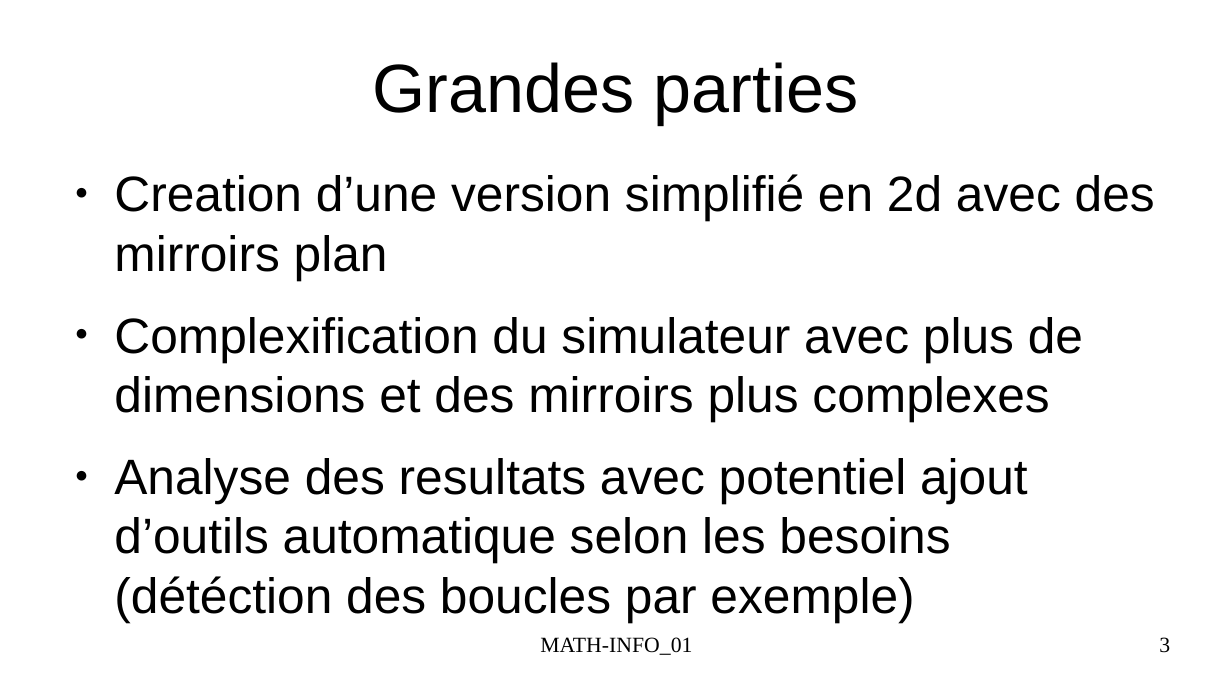
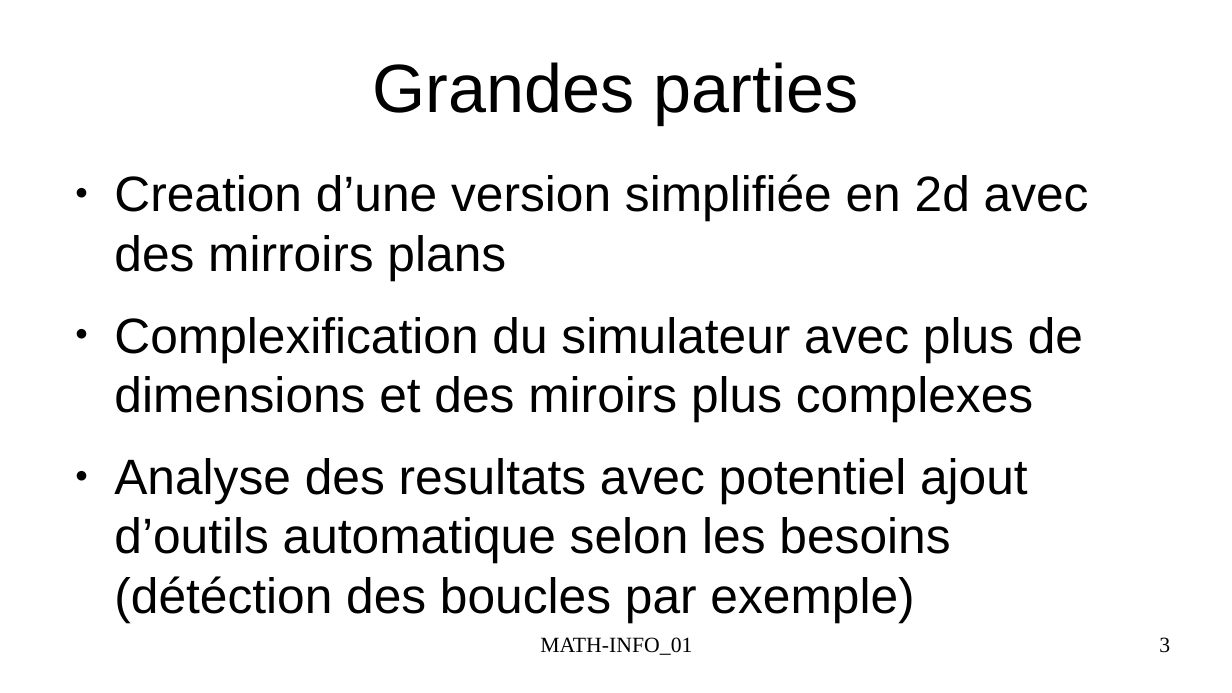
Before and after one commit to FlashOnFire/MirrorVerse, a slide deck: slide 3 of project_managment/presentation1.odp. Drawn at 1232x693 pixels with LibreOffice and Linux fonts; fonts in the diff are those of the drawing. Boxes give left, top, right and bottom in pixels: in the first picture for what was removed or moved away, otherwise in the second. Text is boxed around its words. In the diff, an @@ line names an element or a change of style, - is before the commit and + after.

```diff
--- a/project_managment/presentation1.odp
+++ b/project_managment/presentation1.odp
@@ text at (114, 174, 1089, 422): text changed @@
-● Creation d’une version simplifié en 2d avec des mirroirs plan
-● Complexification du simulateur avec plus de dimensions et des mirroirs plus complexes
+● Creation d’une version simplifiée en 2d avec des mirroirs plans
+● Complexification du simulateur avec plus de dimensions et des miroirs plus complexes
```
Also in this commit, not shown: 4 other slides changed, 3 other files.
